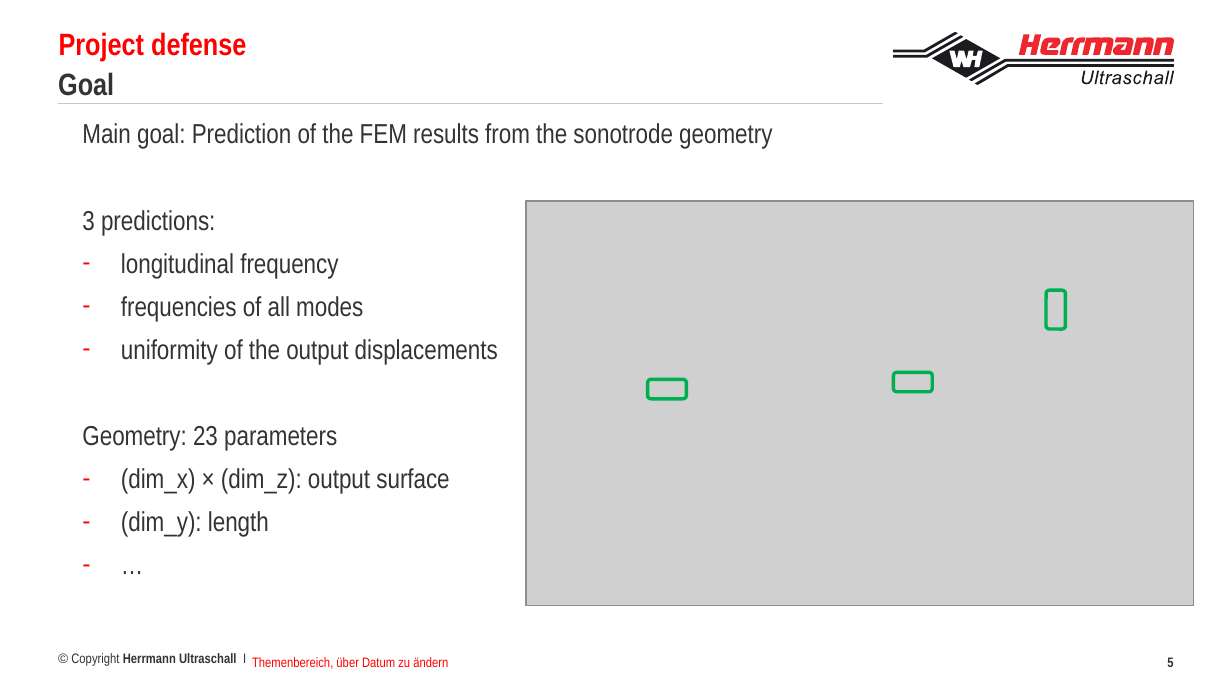
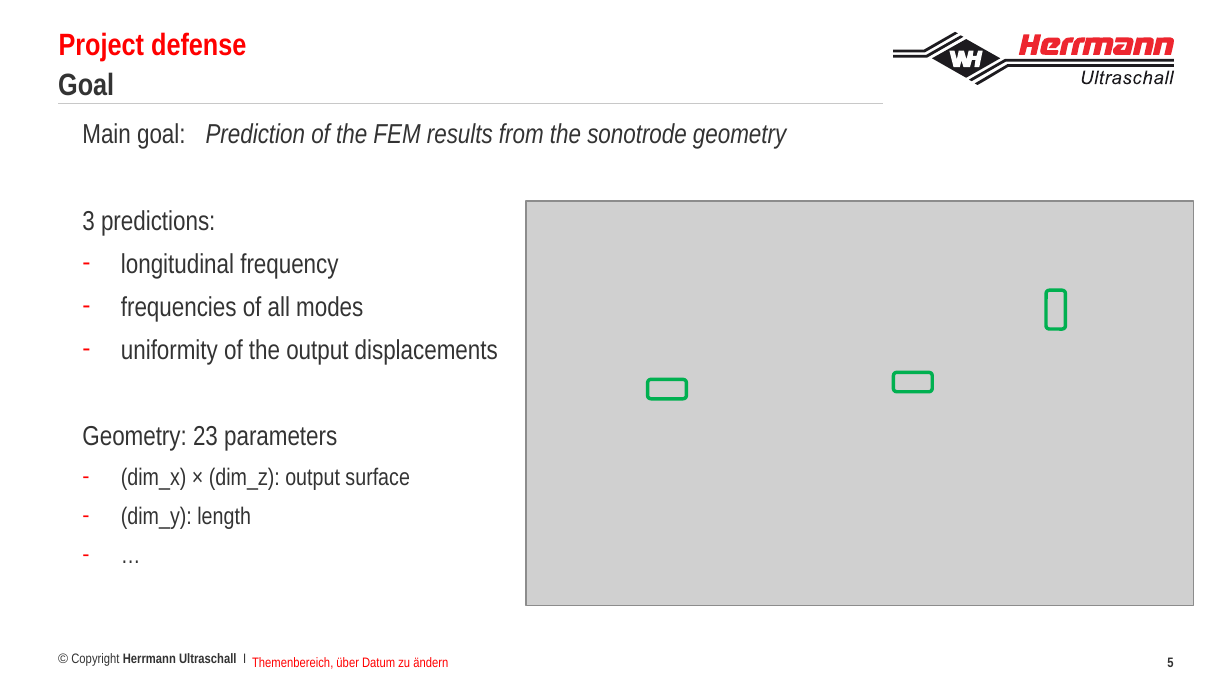
Before and after one commit to francoisbrouet/sep24_cds_int_us-welding, a slide deck: slide 5 of defense/Project defense Francois Brouet.pptx. Drawn at 1232x693 pixels with LibreOffice and Linux fonts; fonts in the diff are those of the drawing; grey boxes stand for pictures; background and template pictures are left out. Boxes give left, top, right and bottom in pixels: in the first picture for what was removed or moved away, otherwise in the second. Text is boxed around its words. In the diff, an @@ line names an element or a change of style, - is before the commit and + after.

```diff
--- a/defense/Project defense Francois Brouet.pptx
+++ b/defense/Project defense Francois Brouet.pptx
@@ text at [82, 123, 786, 529]: italic on in "Prediction of the FEM results from the ..."; size 16 to 14 pt in "(dim_x) × (dim_z): output surface", "(dim_y): length", "…" @@
```
Also in this commit, not shown: 9 other slides changed, 3 slides removed, 1 other file.
